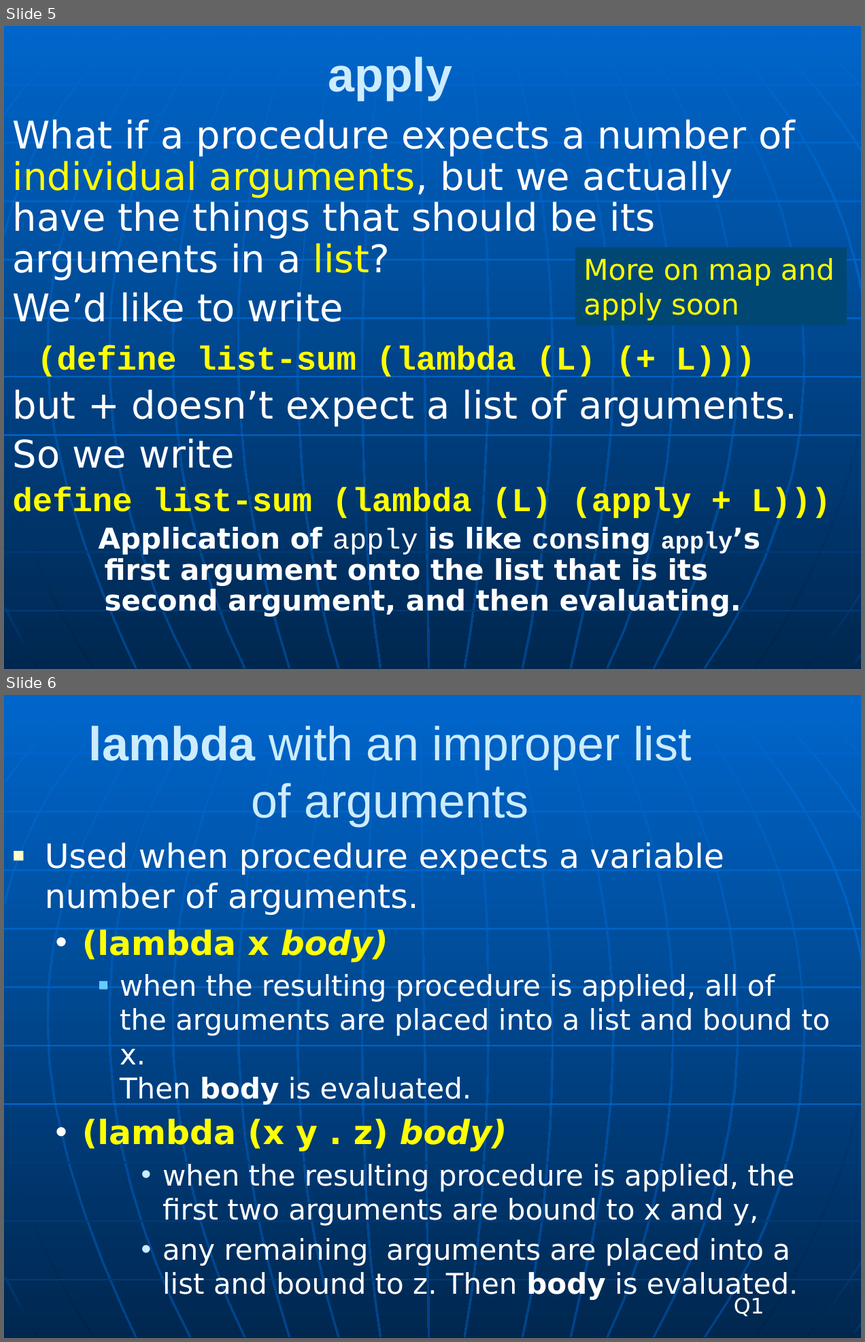
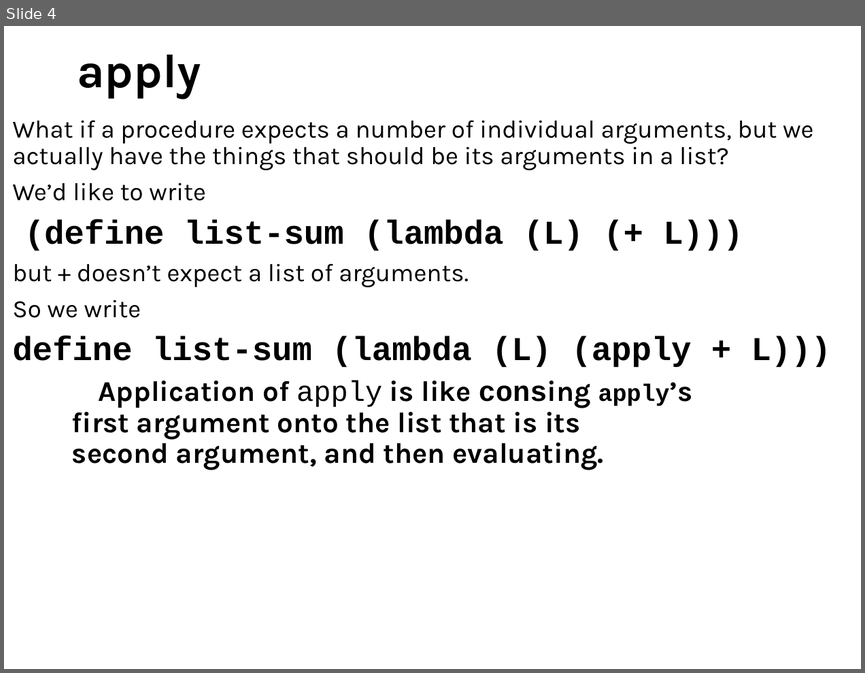
Before and after one commit to RHIT-CSSE/csse304, a slide deck: ClassMaterials/MapApply/RecursionMapApplyLambdaLet.pptx. Shown one above the other, each under a label of ours: slides 5 and 6 before the commit, slide 4 after it. The pictures are 865x1342 and 865x673 pixels, drawn with LibreOffice and Linux fonts; fonts in the diff are those of the drawing. Boxes give left, top, right and bottom in pixels: in the first picture for what was removed or moved away, otherwise in the second. Text is boxed around its words. In the diff, an @@ line names an element or a change of style, - is before the commit and + after.

Commit message:
new map apply problems

```diff
--- a/ClassMaterials/MapApply/RecursionMapApplyLambdaLet.pptx
+++ b/ClassMaterials/MapApply/RecursionMapApplyLambdaLet.pptx
@@ slide 6 removed at (x1=4, y1=695, x2=861, y2=1338), background gradient #0066CC to #004488; not listed: 34 template elements that a slide beside it also shows @@
@@ title removed at (x1=89, y1=726, x2=691, y2=826) @@
-lambda with an improper list of arguments
@@ text removed at (x1=45, y1=842, x2=830, y2=1300) @@
-■ Used when procedure expects a variable number of arguments.
-  • (lambda x body)
-    ■ when the resulting procedure is applied, all of the arguments are placed into a list and bound to x.
-      Then body is evaluated.
-  • (lambda (x y . z) body)
-      • when the resulting procedure is applied, the first two arguments are bound to x and y,
-      • any remaining arguments are placed into a list and bound to z. Then body is evaluated.
@@ text removed at (x1=734, y1=1297, x2=764, y2=1316) @@
-Q1
@@ what was slide 5 is now slide 4 @@
@@ slide 4 changed as well @@
@@ background gradient #0066CC to #004488 to #FFFFFF @@
@@ title "apply" at (x1=77, y1=55, x2=201, y2=99): font Arial to Karla, text colour #CCECFF to #000000; alignment centre to left; line spacing 1 to 0.9 @@
@@ text "What if a procedure expects ..." at (x1=13, y1=120, x2=831, y2=470): size 32 to 21 pt in "What if a procedure expects a number ...", "We’d like to write", "but + doesn’t expect a list of ...", "So we write"; font DejaVu Sans to Karla, text colour #FFFFFF to #000000 in "What if a procedure expects a number ...", "We’d like to write", "but + doesn’t expect a list of ...", "So we write" and 1 more places; text colour #FFFF00 to #000000 in "individual arguments, list?", "(define list-sum (lambda (L) (+ L)))", "define list-sum (lambda (L) (apply + L)))"; more space between paragraphs; indent changed @@
@@ rectangle removed at (x1=575, y1=247, x2=847, y2=325) @@
-More on map and apply soon
@@ group removed at (x1=4, y1=26, x2=861, y2=669): 24 freeform shapes, 10 lines @@
```
Also in this commit, not shown: 4 other slides changed, 1 slide added, 5 other slides removed, 3 other files.
